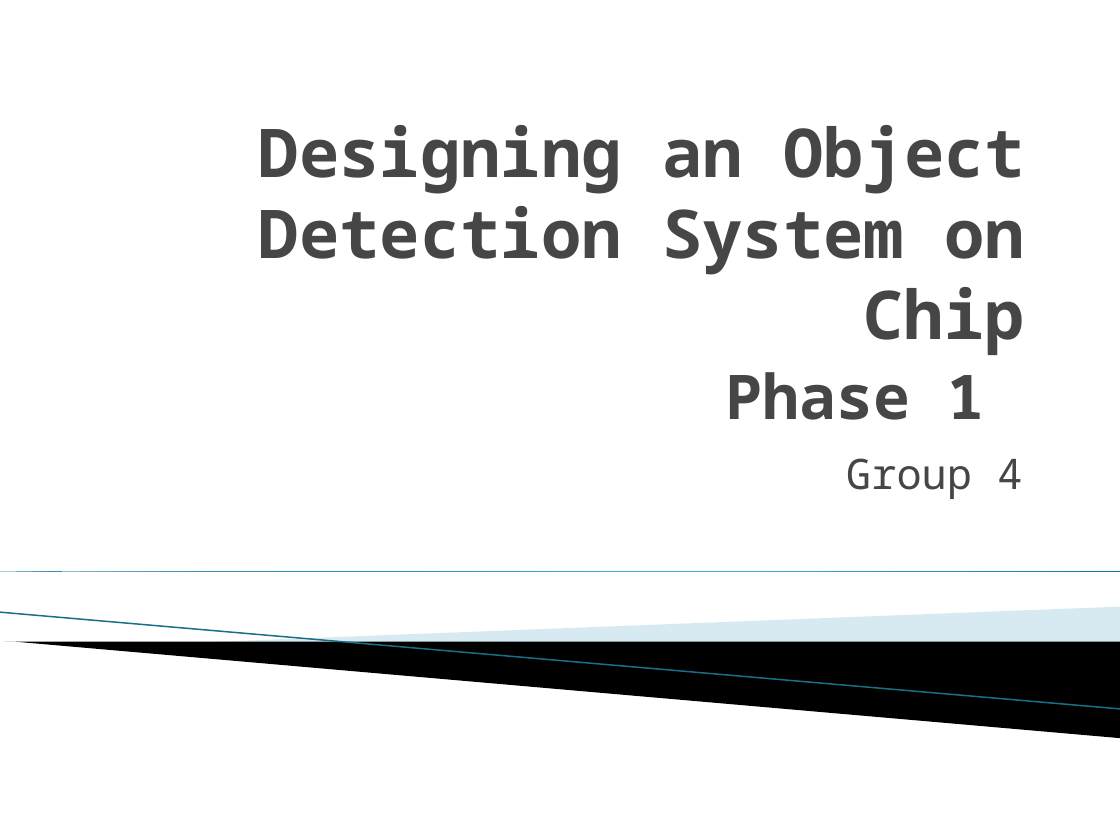
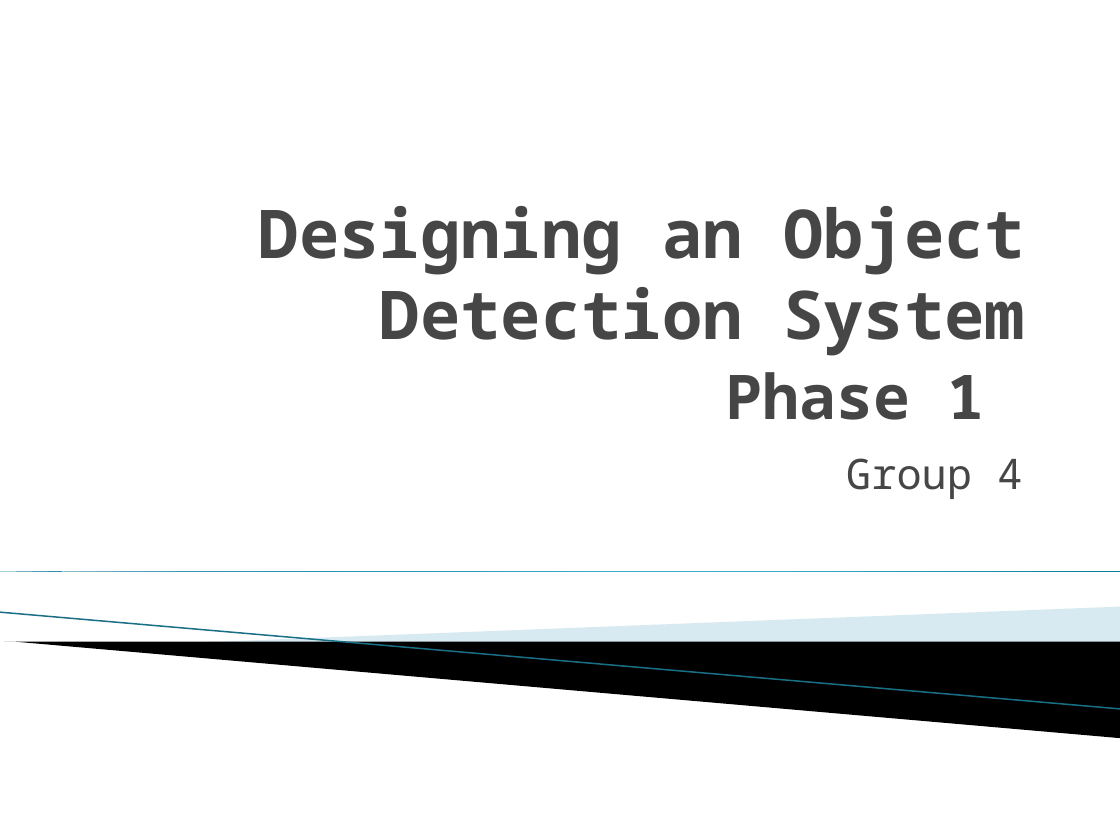
Before and after one commit to nz-Mark-Y/Object-Detection-SoC, a slide deck: slide 1 of documentation/Phase1.pptx. Drawn at 1120x840 pixels with LibreOffice and Linux fonts; fonts in the diff are those of the drawing; background and template pictures are left out. Boxes give left, top, right and bottom in pixels: in the first picture for what was removed or moved away, otherwise in the second. Text is boxed around its words. In the diff, an @@ line names an element or a change of style, - is before the commit and + after.

```diff
--- a/documentation/Phase1.pptx
+++ b/documentation/Phase1.pptx
@@ title at <box>259,206,1025,420</box>: text changed @@
-Designing an Object Detection System on Chip
-Phase 1
+Designing an Object Detection System
+Phase 1
```
Also in this commit, not shown: 2 other slides changed.
